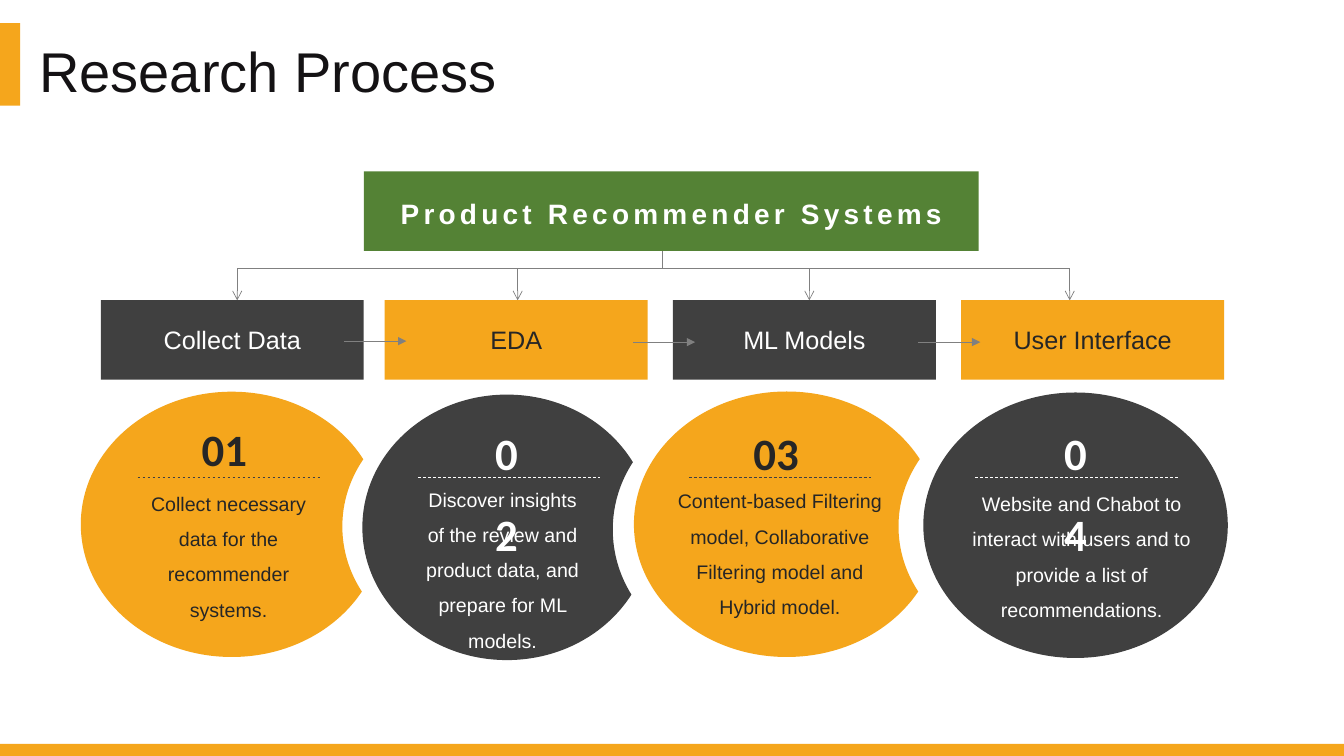
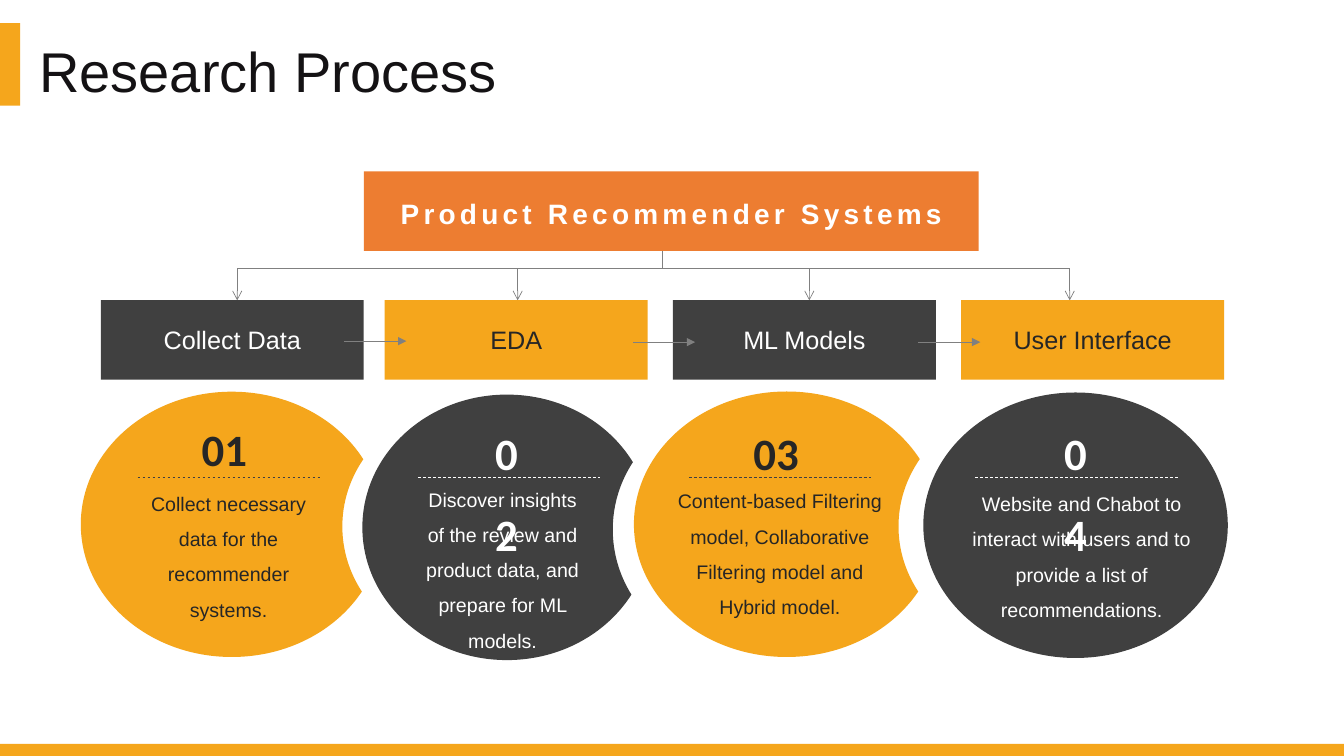
Before and after one commit to DATA-606-SPRING-2022/Jin_DATA606, a slide deck: slide 13 of presentation/Project_Presentation_EDA_v1.1.pptx. Drawn at 1344x756 pixels with LibreOffice and Linux fonts; fonts in the diff are those of the drawing. Boxes give left, top, right and bottom in pixels: in the first picture for what was removed or moved away, otherwise in the second. Text is boxed around its words. In the diff, an @@ line names an element or a change of style, - is before the commit and + after.

```diff
--- a/presentation/Project_Presentation_EDA_v1.1.pptx
+++ b/presentation/Project_Presentation_EDA_v1.1.pptx
@@ rectangle at (x1=364, y1=171, x2=979, y2=251): fill #548235 to #ED7D31 @@
```
Also in this commit, not shown: 2 other slides changed, 2 slides added, 8 slides removed.
